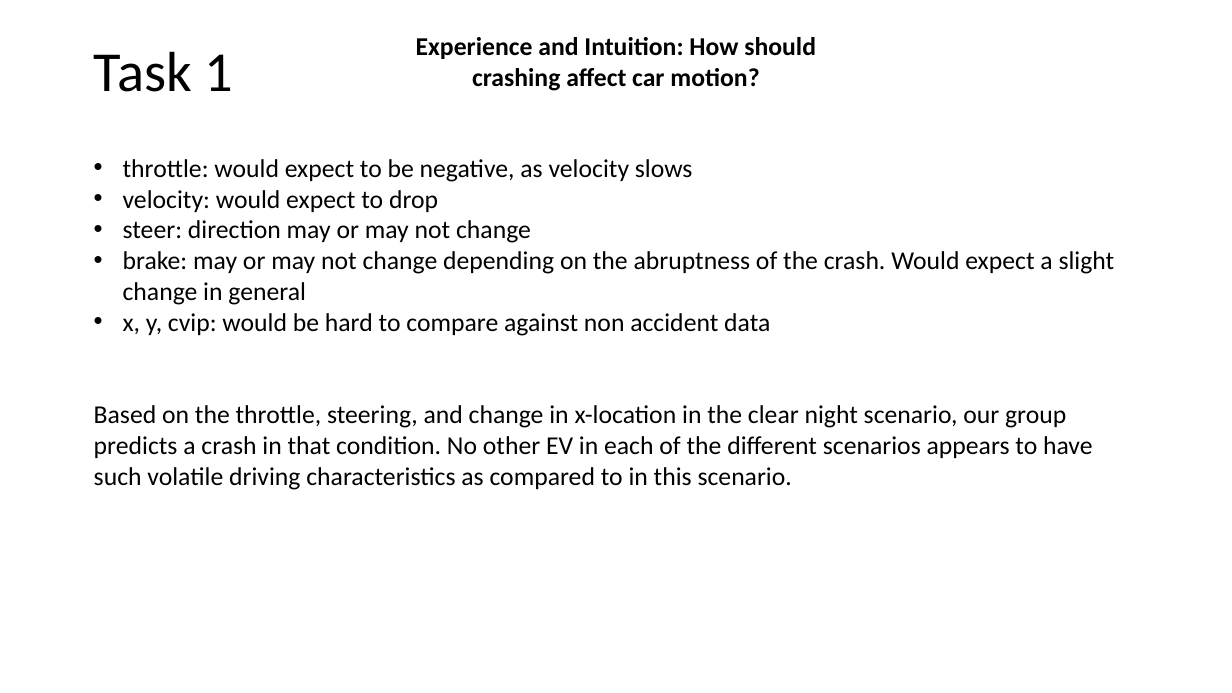
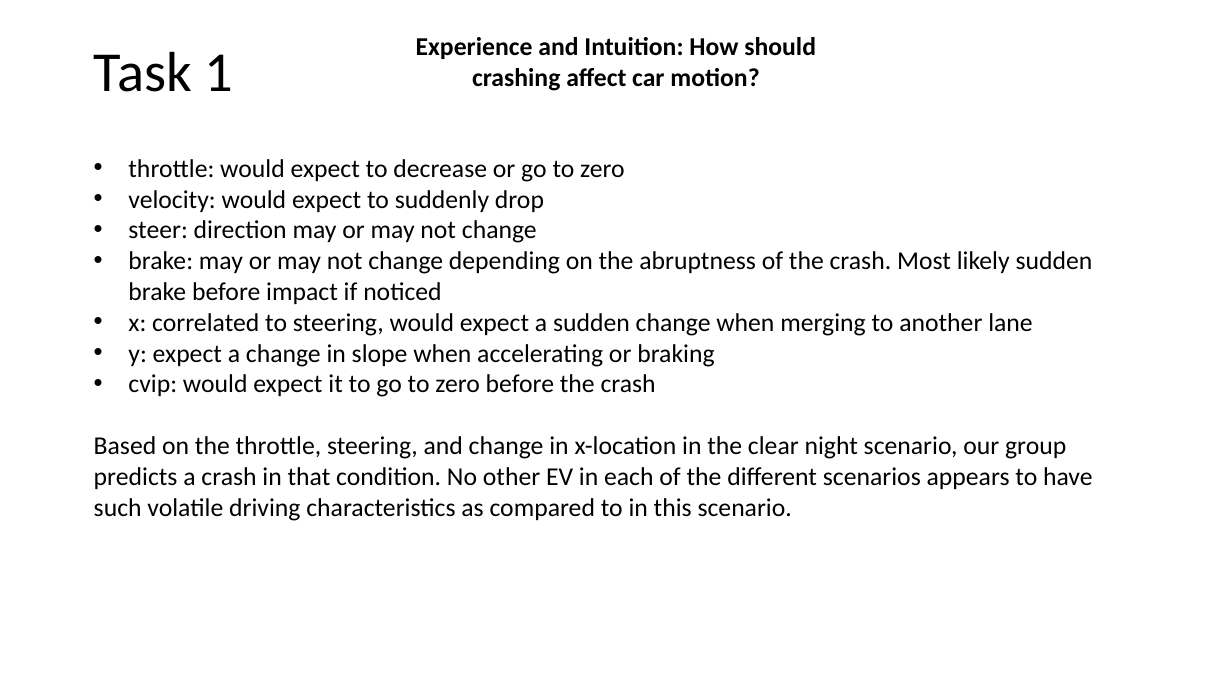
Before and after one commit to mrojaspell/MP1, a slide deck: slide 11 of mp1_powerpoint.pptx. Drawn at 1232x693 pixels with LibreOffice and Linux fonts; fonts in the diff are those of the drawing. Boxes give left, top, right and bottom in pixels: in the first picture for what was removed or moved away, otherwise in the second. Text is boxed around its words. In the diff, an @@ line names an element or a change of style, - is before the commit and + after.

```diff
--- a/mp1_powerpoint.pptx
+++ b/mp1_powerpoint.pptx
@@ text at [128,159,624,212]: text changed @@
-• throttle: would expect to be negative, as velocity slows
-• velocity: would expect to drop
+• throttle: would expect to decrease or go to zero
+• velocity: would expect to suddenly drop
@@ text at [128,220,537,243]: indent changed @@
@@ text at [128,251,1093,397]: text changed @@
-• brake: may or may not change depending on the abruptness of the crash. Would expect a slight change in general
-• x, y, cvip: would be hard to compare against non accident data
+• brake: may or may not change depending on the abruptness of the crash. Most likely sudden brake before impact if noticed
+• x: correlated to steering, would expect a sudden change when merging to another lane
+• y: expect a change in slope when accelerating or braking
+• cvip: would expect it to go to zero before the crash
```
Also in this commit, not shown: 5 other slides changed, 2 slides added, 1 other file.
